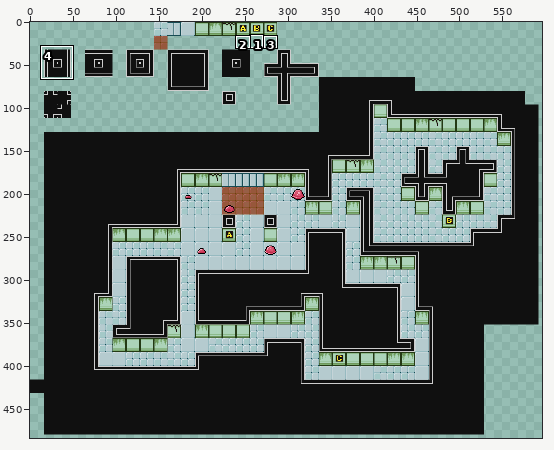
Two states of a pixel-art file, Assets/Sprites/Lab_Tiles.aseprite. Above, an overview of the earlier version with the close-up marked.
Close-up. As it was:
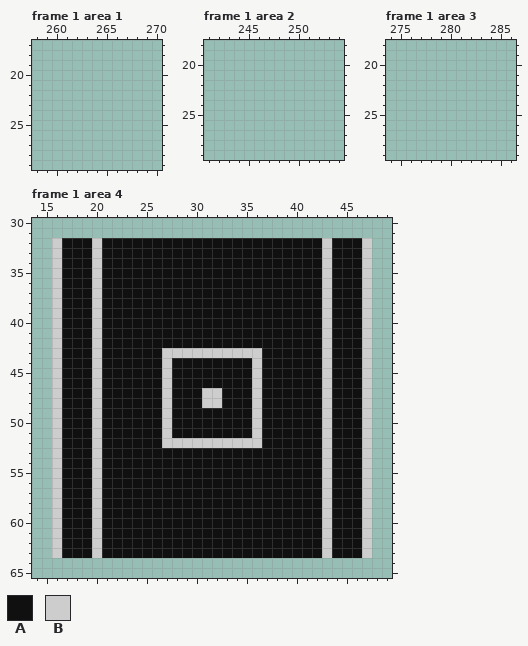
633x556 pixels, 1 frame. Colours within 5 levels of each other are drawn and written as one. Shown: frame 1 area 1: x 258..270, y 17..29; frame 1 area 2: x 241..254, y 18..29; frame 1 area 3: x 274..286, y 18..29; frame 1 area 4: x 14..49, y 30..65. The wide view leaves out empty margins. The commit also changed other frames or places, which this record leaves out.
Palette (. is transparent): A #101010  B #cdcdcd
After:
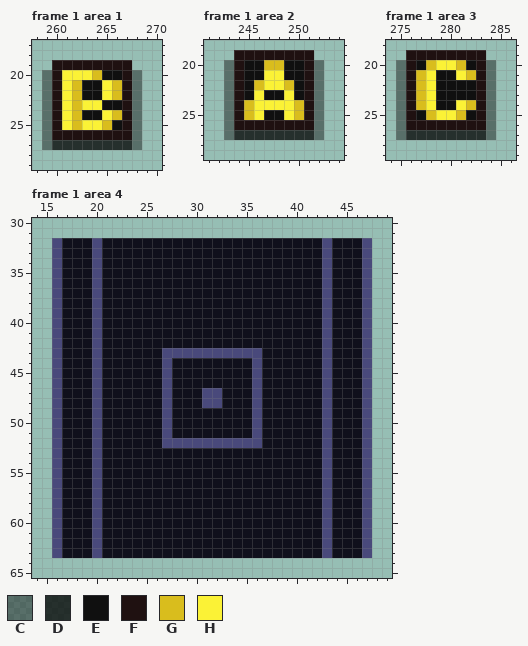
Colours new in this view: C #0000006a  D #000000bf  E #101010  F #1f1111  G #d9bd1d  H #fbf236
The commit says: Blob update / Lab tiles update / Lab tiles overlays added / Pushtile animated added
The exact change:
layer "BaseTiles" added
layer "OverlayTiles" added
layer "Layer 1" removed
Colour A changes from #101010 to #10101c.
Colour B changes from #cdcdcd to #49497b.
Frame 1 area 1, layer "OverlayTiles":
The author put colour C in rows 20 to 27 at x 259 and 268.
The author put colour D in row 27 at x 260 to 267.
The author put colour E in row 20 at x 265 to 266; in rows 21 to 22 at x 263 to 264; in row 23 at x 265 to 266; in row 24 at x 263 to 264; in row 25 at x 266.
The author put colour F in row 19 at x 260 to 267; in rows 20 to 25 at x 260 and 267; in row 26 at x 260 to 267.
The author put colour G in row 20 at x 264; in rows 21 to 22 at x 262 and 266; in row 23 at x 262; in row 24 at x 262 and 266; in row 25 at x 262 and 265.
The author put colour H in row 20 at x 261 to 263; in rows 21 to 22 at x 261 and 265; in row 23 at x 261 and 263 to 264; in row 24 at x 261 and 265; in row 25 at x 261 and 263 to 264.
Frame 1 area 2, layer "OverlayTiles":
The author put colour C in rows 20 to 27 at x 243 and 252.
The author put colour D in row 27 at x 244 to 251.
The author put colour E in rows 20 to 21 at x 245 to 246 and 249 to 250; in row 22 at x 245 and 250; in row 23 at x 245, 247 to 248 and 250; in row 25 at x 247 to 248.
The author put colour F in row 19 at x 244 to 251; in rows 20 to 25 at x 244 and 251; in row 26 at x 244 to 251.
The author put colour G in row 20 at x 247 to 248; in row 22 at x 246 and 249; in rows 24 to 25 at x 245 and 250.
The author put colour H in rows 21 to 22 at x 247 to 248; in row 23 at x 246 and 249; in row 24 at x 246 to 249; in row 25 at x 246 and 249.
Frame 1 area 3, layer "OverlayTiles":
The author put colour C in rows 20 to 27 at x 275 and 284.
The author put colour D in row 27 at x 276 to 283.
The author put colour E in row 20 at x 277 and 282; in row 21 at x 279 to 280; in rows 22 to 23 at x 279 to 282; in row 24 at x 279 to 280; in row 25 at x 277 and 282.
The author put colour F in row 19 at x 276 to 283; in rows 20 to 25 at x 276 and 283; in row 26 at x 276 to 283.
The author put colour G in row 20 at x 278 and 281; in row 21 at x 277 and 282; in rows 22 to 23 at x 277; in row 24 at x 277 and 282; in row 25 at x 278 and 281.
The author put colour H in row 20 at x 279 to 280; in row 21 at x 278 and 281; in rows 22 to 23 at x 278; in row 24 at x 278 and 281; in row 25 at x 279 to 280.
Where, in picture pixels (left, top, right, bottom), the same in both close-ups:
added: (42, 60, 142, 150)
added: (224, 50, 324, 140)
added: (396, 50, 496, 140)
changed: (52, 238, 372, 558)
